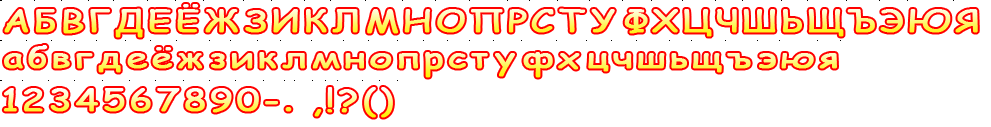
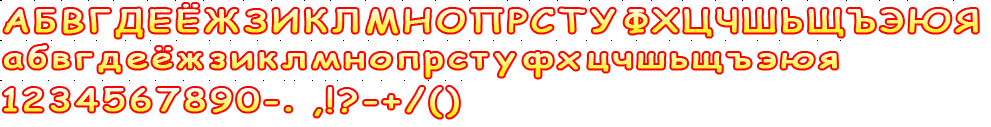
The second w=991, h=127 image is a revision of the first. Changes to its layers:
painted on "точки" over (379, 80, 462, 81)
renamed "1234567890-. ,!?()" to "1234567890-. ,!?-+/()", painted on it over (362, 87, 459, 118)
hid "Слой 1" over (362, 80, 462, 120)
